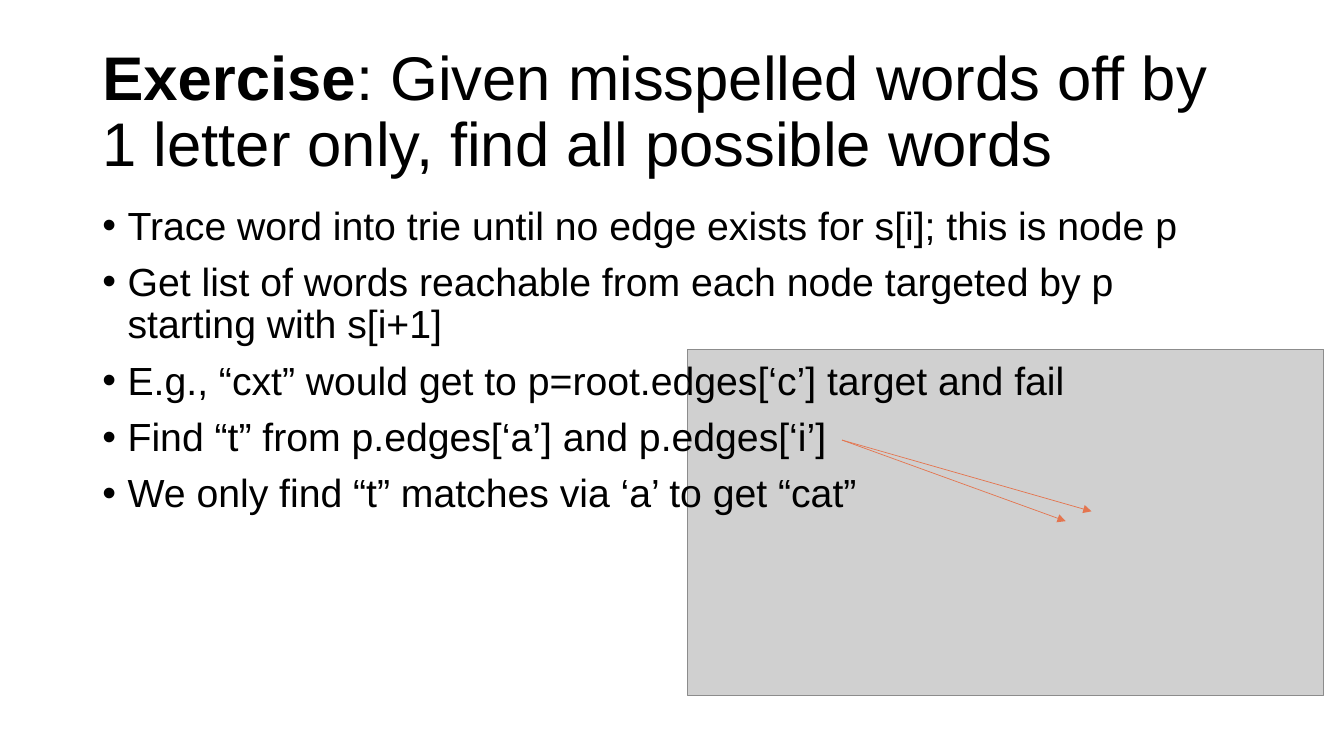
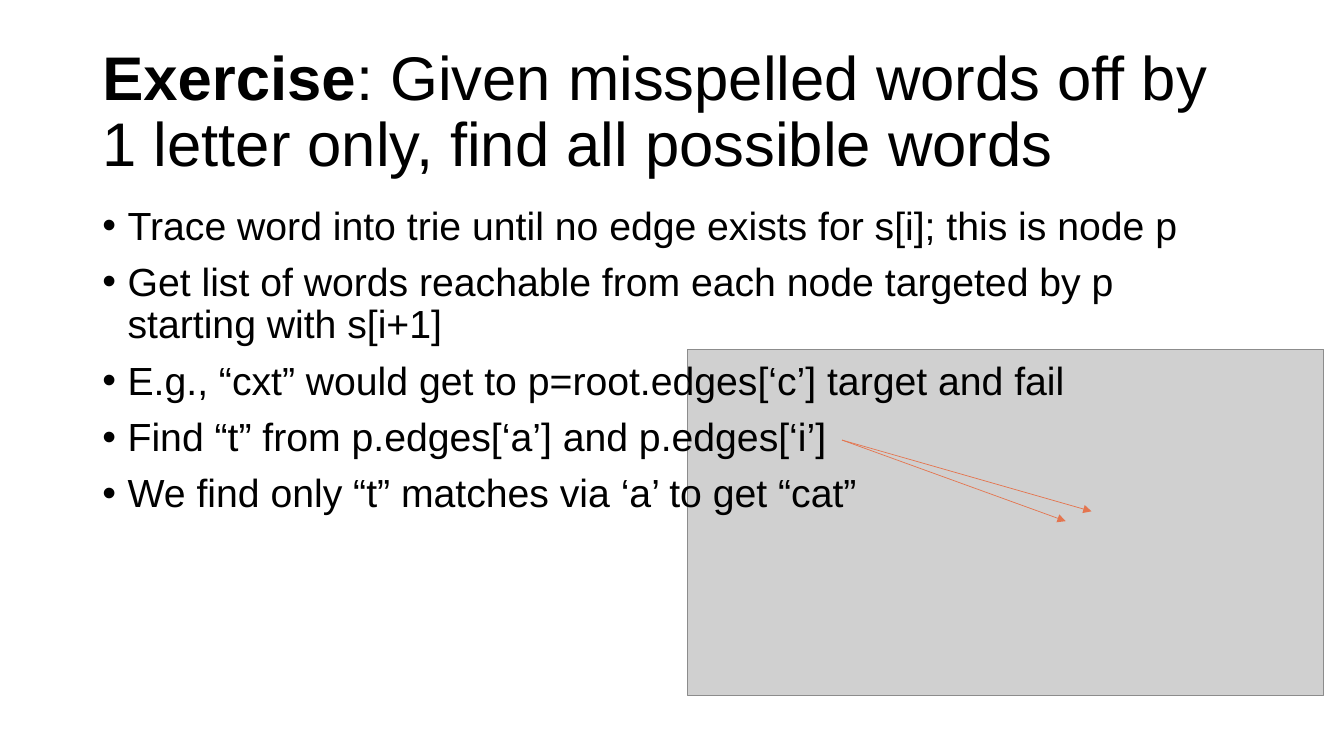
Before and after one commit to parrt/msds689, a slide deck: slide 22 of notes/searching.pptx. Drawn at 1344x756 pixels with LibreOffice and Linux fonts; fonts in the diff are those of the drawing; grey boxes stand for pictures; background and template pictures are left out. Boxes give left, top, right and bottom in pixels: in the first picture for what was removed or moved away, otherwise in the second. Text is boxed around its words. In the diff, an @@ line names an element or a change of style, - is before the commit and + after.

```diff
--- a/notes/searching.pptx
+++ b/notes/searching.pptx
@@ text at (128, 476, 856, 515): text changed @@
-• We only find “t” matches via ‘a’ to get “cat”
+• We find only “t” matches via ‘a’ to get “cat”
```
Also in this commit, not shown: 14 other slides changed, 3 other files.
